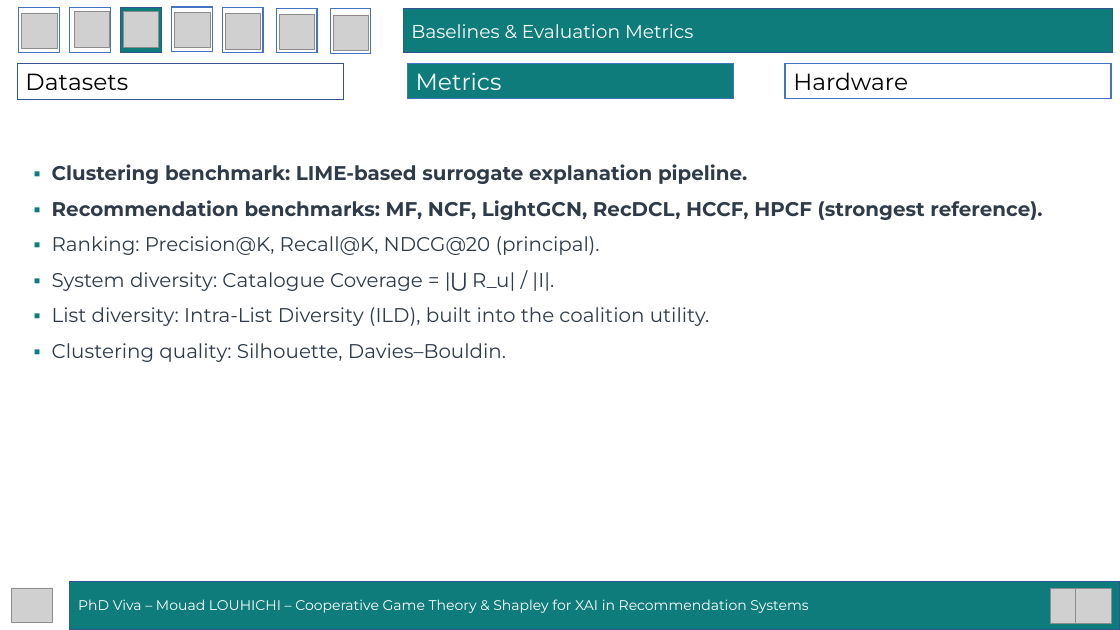
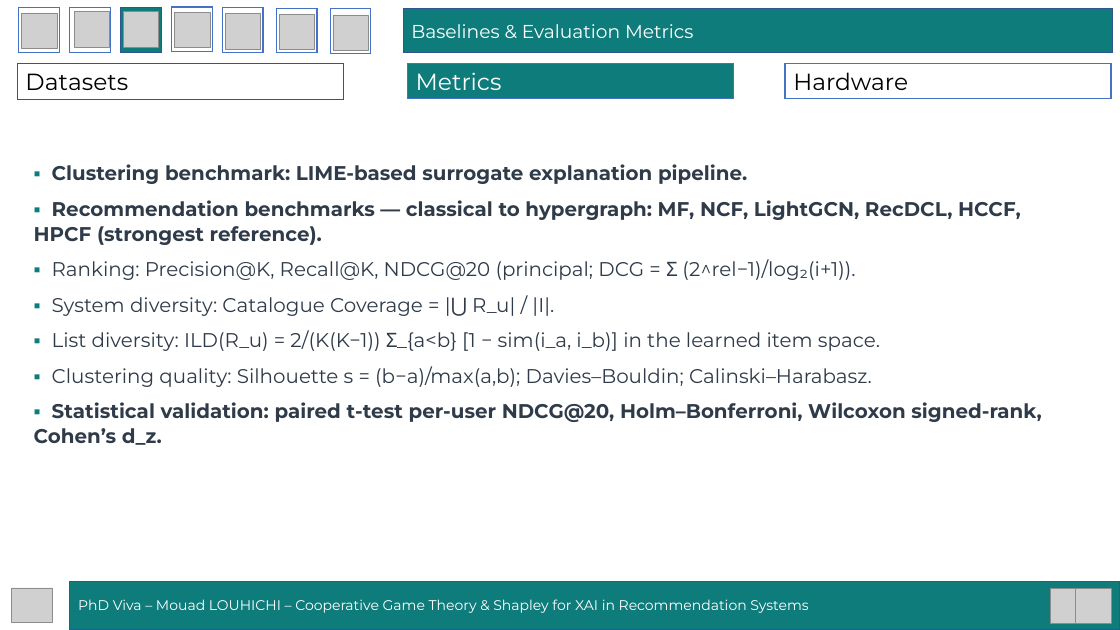
Before and after one commit to mouadlouhichi/phd-prep, a slide deck: slide 16 of viva/MOUAD_LOUHICHI_VIVA_40min.pptx. Drawn at 1120x630 pixels with LibreOffice and Linux fonts; fonts in the diff are those of the drawing; grey boxes stand for pictures. Boxes give left, top, right and bottom in pixels: in the first picture for what was removed or moved away, otherwise in the second. Text is boxed around its words. In the diff, an @@ line names an element or a change of style, - is before the commit and + after.

```diff
--- a/viva/MOUAD_LOUHICHI_VIVA_40min.pptx
+++ b/viva/MOUAD_LOUHICHI_VIVA_40min.pptx
@@ text at (34, 200, 1021, 280): text changed @@
-▪ Recommendation benchmarks: MF, NCF, LightGCN, RecDCL, HCCF, HPCF (strongest reference).
-▪ Ranking: Precision@K, Recall@K, NDCG@20 (principal).
+▪ Recommendation benchmarks — classical to hypergraph: MF, NCF, LightGCN, RecDCL, HCCF, HPCF (strongest reference).
+▪ Ranking: Precision@K, Recall@K, NDCG@20 (principal; DCG = Σ (2^rel−1)/log₂(i+1)).
@@ text at (34, 330, 1041, 445): text changed @@
-▪ List diversity: Intra-List Diversity (ILD), built into the coalition utility.
-▪ Clustering quality: Silhouette, Davies–Bouldin.
+▪ List diversity: ILD(R_u) = 2/(K(K−1)) Σ_{a<b} [1 − sim(i_a, i_b)] in the learned item space.
+▪ Clustering quality: Silhouette s = (b−a)/max(a,b); Davies–Bouldin; Calinski–Harabasz.
+▪ Statistical validation: paired t-test per-user NDCG@20, Holm–Bonferroni, Wilcoxon signed-rank, Cohen’s d_z.
```
Also in this commit, not shown: 4 other slides changed, 2 slides added, 2 other files.
